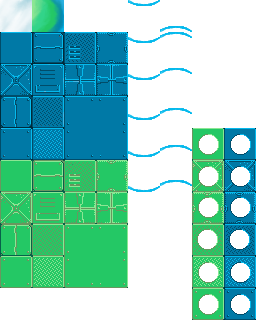
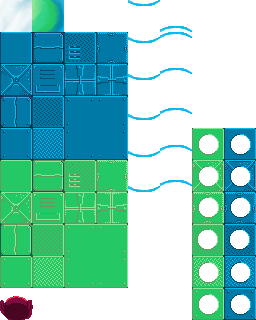
Layer changes from the first 256x320 image to the second:
added layer "sessel" above "Hintergrund" over [0, 296, 33, 320]
